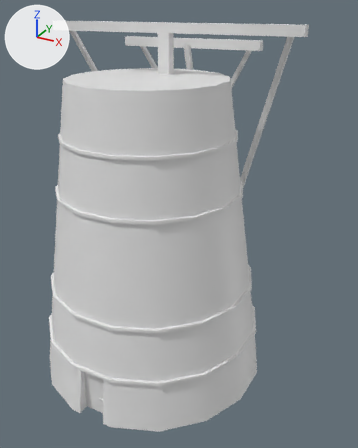
The FBX model Assets/Art/Molens/Molen-parts/Oude(Base)(3).fbx: old version first, new version second.
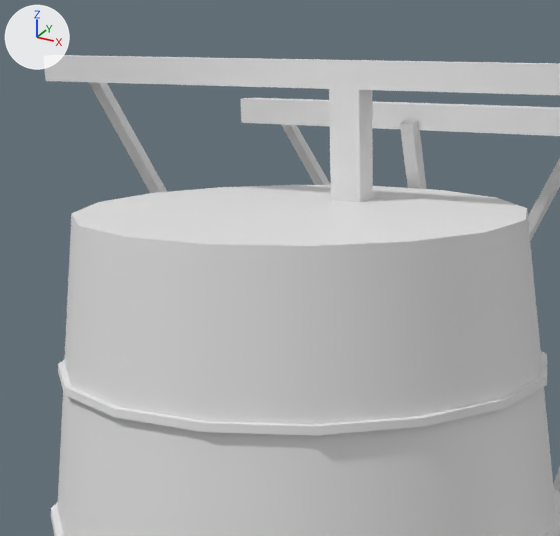
Old and new are each drawn whole from a camera (50 mm lens) standing at (9.92, -15.7, 14.49) and looking at (0.89, 0.72, 6.28) and again close up on the part from 10% to 68% of the width and 0% to 44% of the height. The axes (+X, +Y, +Z) are drawn at upper left. The lights are the same throughout. Where no turn or scale is listed for an object, it has been applied to the vertices.

Objects in the first close-up: 'Molen(Base)(3)'.
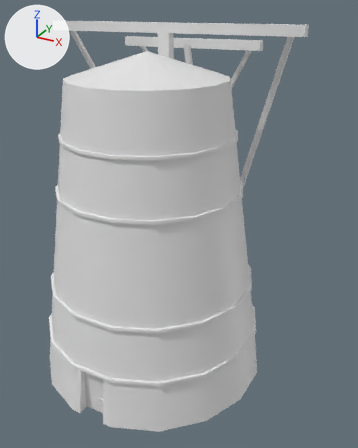
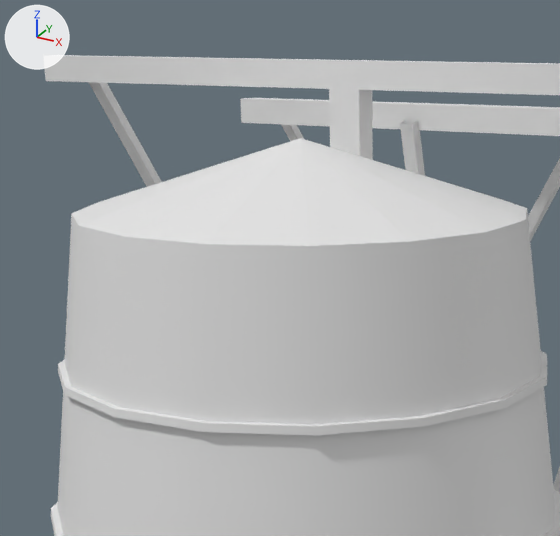
Where the change shows, as pixel boxes [x1, y1, x2, y2] in the close-ups (560 x 536 px; the box of a moved part takes in the faces that stretch with it):
part 1 of me_cylinder_021, moved or reshaped
    before: [72, 185, 527, 246]
    after: [72, 138, 527, 246]

The change in detail:
me_cylinder_021 has 456 vertices, 470 faces and spans x -5.27..5.26, y -4.63..5.78, z 0.0..13.94.
me_cylinder_021 is used by ob_molen_base__3; location (0.0, 0.0, 0.0).
Part 1, on me_cylinder_021:
Vertex 1 of me_cylinder_021 moves from (0.0, 0.0, 12.12) at pixel (302, 210) to (0.0, 0.0, 13.03) at pixel (300, 138).
